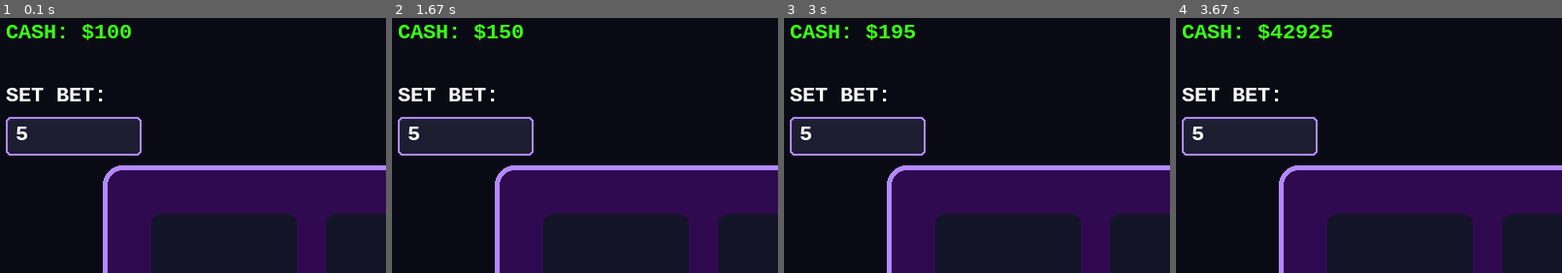
Above: before the commit, frames 1-4 (left to right).
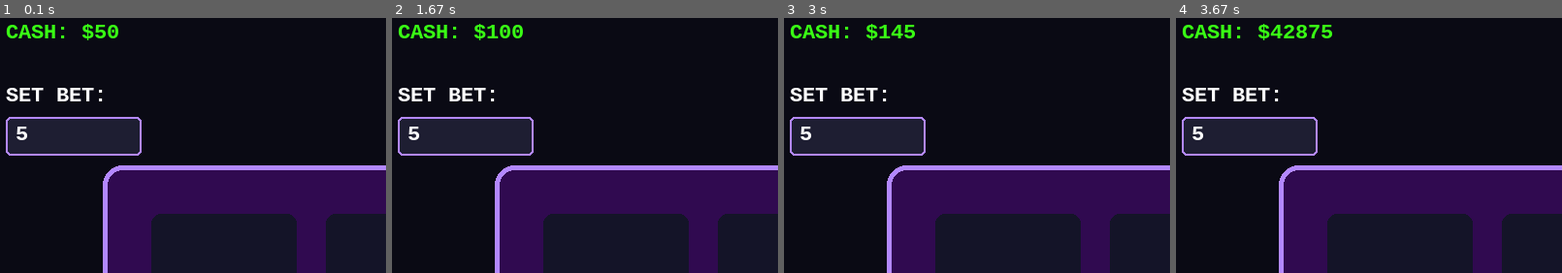
Above: after the commit, the same moments.

Repository: Liran-Martfel/18.03.2026
Game: pygame game, started from Homework_bonus_pygame.py
The game is run twice, just before and just after one commit, with the same random seed, the same clock (stepped at 60 frames per second) and the same inputs.
Inputs:
- Up to frame 1 (0.1 s): no input
- Up to frame 2 (1.67 s): tap Space at 0.33, 0.73, 1.03, 1.57 s
- Up to frame 3 (3 s): tap Space at 1.87, 2.63 s
- Up to frame 4 (3.67 s): tap Space at 3.4 s
The pictures show only the part of the screen within x 0-50%, y 0-50%; the shares and areas given below are measured in that part.

The runs differ from the first frame. In frame 1, 0.2% of the frame differs, in the area x 24-34%, y 2-8%; in frame 2, less than 0.1%; in frame 3, 0.1%; in frame 4, 0.1%.

Commit message:
bonus-pygame

Diff:
--- a/Homework_bonus_pygame.py
+++ b/Homework_bonus_pygame.py
@@ -25,7 +25,7 @@
 # נתוני המשחק
 rate = [2, 3, 9, 7, 11]
 symbols = ["🍒", "🍋", "⭐", "🔔", "💎"]
-my_money = 100
+my_money = 50
 bet_input_text = "5"  # הטקסט שהמשתמש מקליד
 active_input = False  # האם תיבת הקלט במיקוד
 reels = ["💎", "💎", "💎"]
